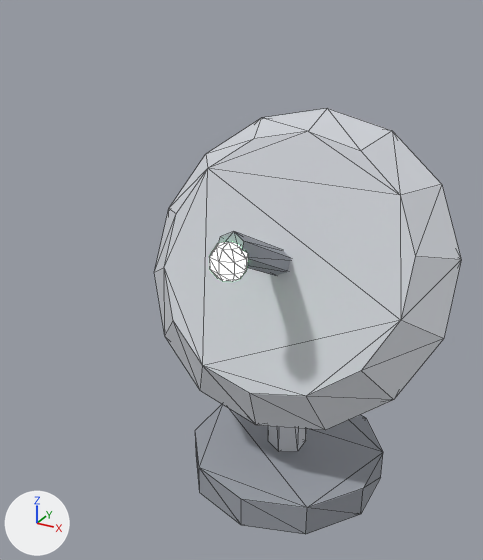
The glTF model models/item_scanner.glb: old version first, new version second.
Both versions are drawn from a 50 mm camera at (0.596, -1.333, 1.183) aimed at (-0.067, -0.128, 0.581). The axes (+X, +Y, +Z) are drawn at lower left. The lights are the same throughout. The first picture is the older version. Mesh edges are drawn as thin lines. Vertices at exactly the same position are counted once.

Names of what the first picture shows: 'item_scanner'.
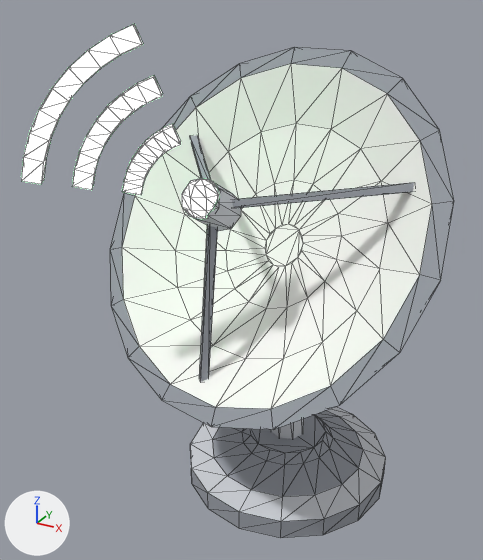
Boxes (x1, y1, x2, y2) around the edits, measured in the pictures (483 x 560 px; the box of a moved part takes in the faces that stretch with it):
'item_scanner', reshaped, moved (41% wider, 21% taller): before (155, 108, 461, 534); after (21, 24, 454, 538)
part 1 of me_item_scanner, added: after (271, 419, 304, 439)
part 2 of me_item_scanner, moved or reshaped: before (209, 242, 248, 282); after (182, 178, 219, 219)
part 3 of me_item_scanner, rebuilt (12% wider, 19% taller): before (155, 108, 461, 430); after (110, 47, 454, 430)
part 4 of me_item_scanner, rebuilt: before (195, 404, 383, 534); after (190, 407, 386, 538)
part 5 of me_item_scanner, deleted: before (219, 231, 291, 276)
part 6 of me_item_scanner, built on: before (268, 426, 306, 452); after (21, 24, 414, 382)

The change, as a list of edits to the scene's bpy script:
```text
Add mat_white:
    mat_white = principled_material('white')
    mat_white.base_color = (0.95, 0.95, 0.92)  # white #f9f9f6
    mat_white.roughness = 1.0
Change me_item_scanner:
    used by ob_item_scanner; location = (0.0, 0.0, 0.04)
    remove me_item_scanner.from_pydata(...)  # 106 vertices, 192 faces; spans x -0.37..0.37, y -0.338..0.25, z -0.04..0.881
    add me_item_scanner.from_pydata(...)  # 480 vertices, 878 faces; spans x -0.44..0.383, y -0.492..0.26, z 0.0..1.124
    me_item_scanner part 1: a new loose piece, an 8-sided cylinder along z spanning x -0.045..0.045, y -0.045..0.045, z 0.1..0.42, in mat_metal (light grey #ced1d7)
    me_item_scanner part 2: the loose piece of 34 vertices spanning x -0.038..0.038, y -0.338..-0.262, z 0.62..0.7 is moved by (-0.06, 0.003, 0.155)
    me_item_scanner part 3: the loose piece of 28 vertices spanning x -0.37..0.37, y -0.212..0.168, z 0.203..0.881 is rebuilt with 162 vertices and now spans x -0.44..0.383, y -0.375..0.108, z 0.364..1.06
    me_item_scanner part 4: the loose piece of 20 vertices spanning x -0.238..0.238, y -0.25..0.25, z -0.04..0.04 is rebuilt with 80 vertices and now spans x -0.26..0.26, y -0.26..0.26, z 0.0..0.12
    me_item_scanner part 5: the loose piece of 12 vertices spanning x -0.026..0.026, y -0.307..-0.013, z 0.525..0.715 is deleted
    me_item_scanner part 6
    12 vertices are removed from x -0.043..0.043, y -0.05..0.05, z 0.04..0.44
    20 faces are deleted
    120 vertices are added at x -0.336..0.292, y -0.487..0.127, z 0.372..1.124
    36 new vertices lie (0.017, -0.025, 0.0) away from vertices in x -0.336..-0.098, y -0.467..-0.304, z 0.837..1.124
    16 new vertices lie (0.017, -0.024, 0.0) away from vertices in x -0.316..-0.121, y -0.454..-0.321, z 0.829..1.107
    6 new vertices lie (0.013, 0.066, -0.043) away from vertices in x -0.064..0.06, y -0.318..0.064, z 0.53..0.848
    5 new vertices lie (0.014, 0.066, -0.044) away from vertices in x -0.089..0.081, y -0.048..0.052, z 0.542..0.657
    5 new vertices lie (0.013, 0.066, -0.044) away from vertices in x -0.099..0.1, y -0.306..0.028, z 0.615..0.815
    108 new faces join them, mat_metal_dark (grey #999ea6)
    28 new faces join them, mat_metal (light grey #ced1d7)
    204 new faces join them, mat_pod_glow (green #aaffbc, glowing green #aaffbc)
    add me_item_scanner.materials.append(mat_white)  # white #f9f9f6
Change ob_item_scanner:
    ob_item_scanner.location: (0.0, 0.0, 0.04) -> (0.0, 0.0, 0.0)
```
